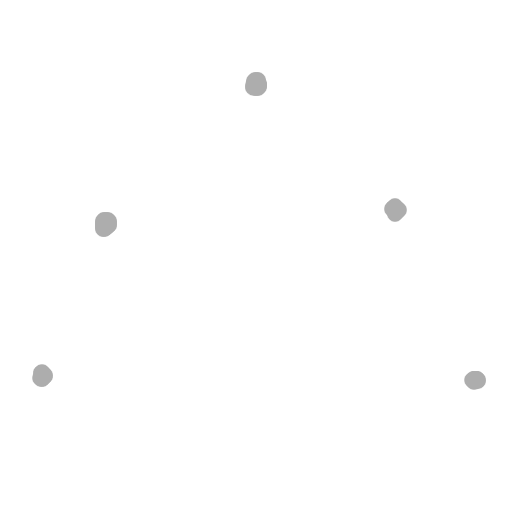
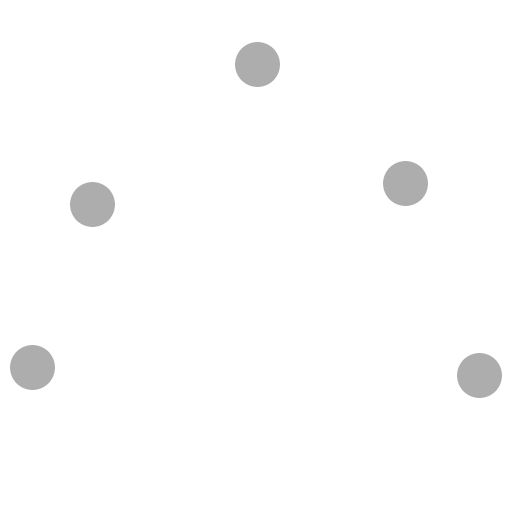
Layer changes from the first (512, 512) image to the second:
added layer "Layer copy #4" above "Layer copy #3" over box(10, 345, 55, 390)
added layer "Layer copy #3" above "Layer copy #2" over box(457, 353, 502, 398)
added layer "Layer copy #2" above "Layer copy #1" over box(70, 182, 117, 234)
added layer "Layer copy #1" above "Layer copy" over box(383, 161, 428, 213)
added layer "Layer copy" above "Layer #3" over box(235, 42, 280, 94)
added layer "Layer #3" above "Layer #2" over box(37, 78, 483, 398)
hid "Layer #2" over box(95, 72, 407, 237)
hid "Layer #1" over box(28, 67, 491, 398)
hid "Layer" over box(33, 79, 484, 391)
